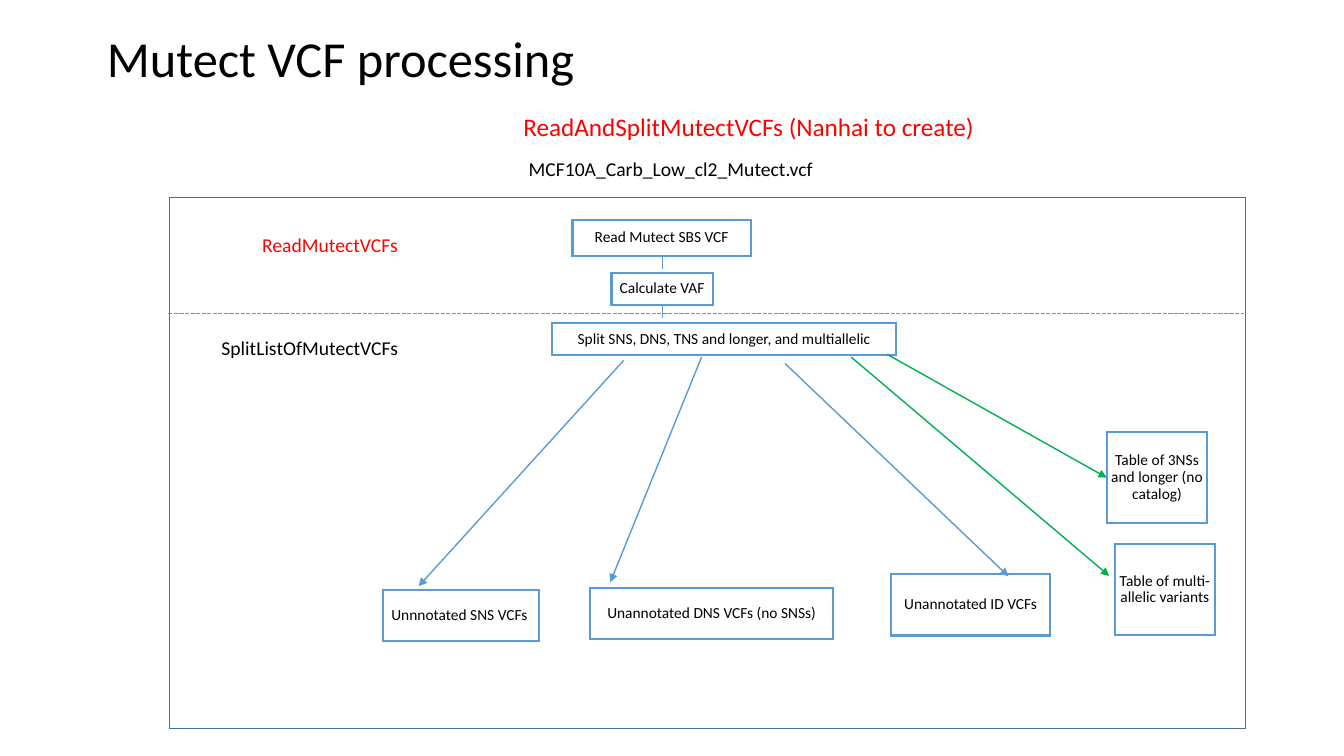
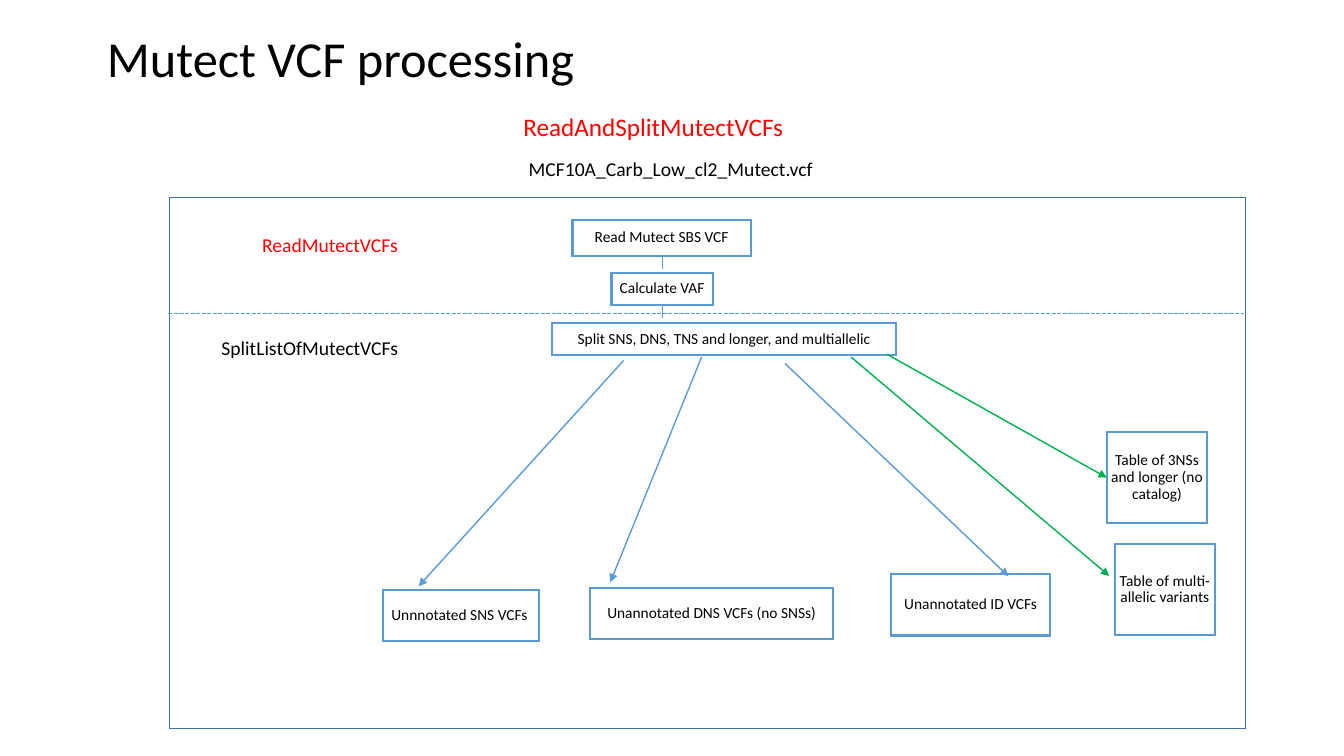
Before and after one commit to steverozen/ICAMS, a slide deck: slide 2 of data-raw/ICAMS-overview.pptx. Drawn at 1344x756 pixels with LibreOffice and Linux fonts; fonts in the diff are those of the drawing. Boxes give left, top, right and bottom in pixels: in the first picture for what was removed or moved away, otherwise in the second. Text is boxed around its words. In the diff, an @@ line names an element or a change of style, - is before the commit and + after.

Commit message:
minor update to powerpoint documentation

```diff
--- a/data-raw/ICAMS-overview.pptx
+++ b/data-raw/ICAMS-overview.pptx
@@ text at [523, 118, 783, 140]: text changed @@
-ReadAndSplitMutectVCFs (Nanhai to create)
+ReadAndSplitMutectVCFs
```
